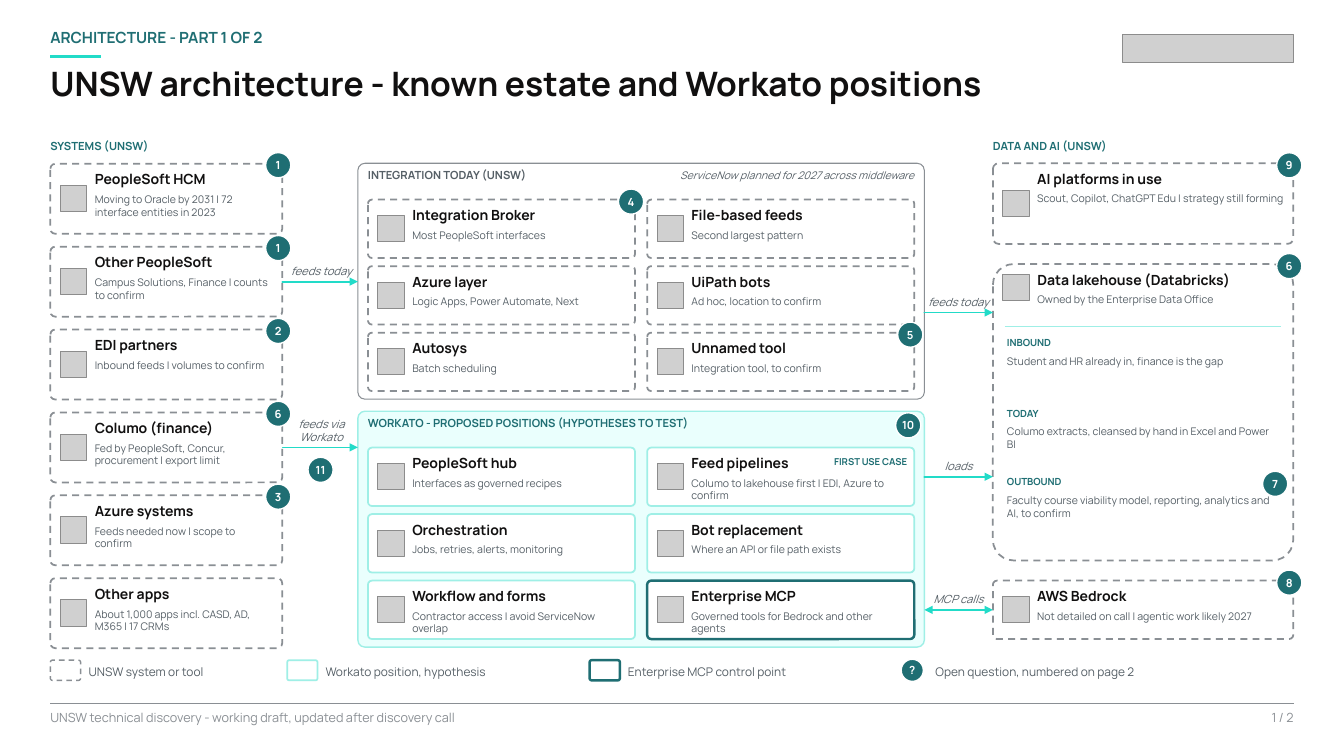
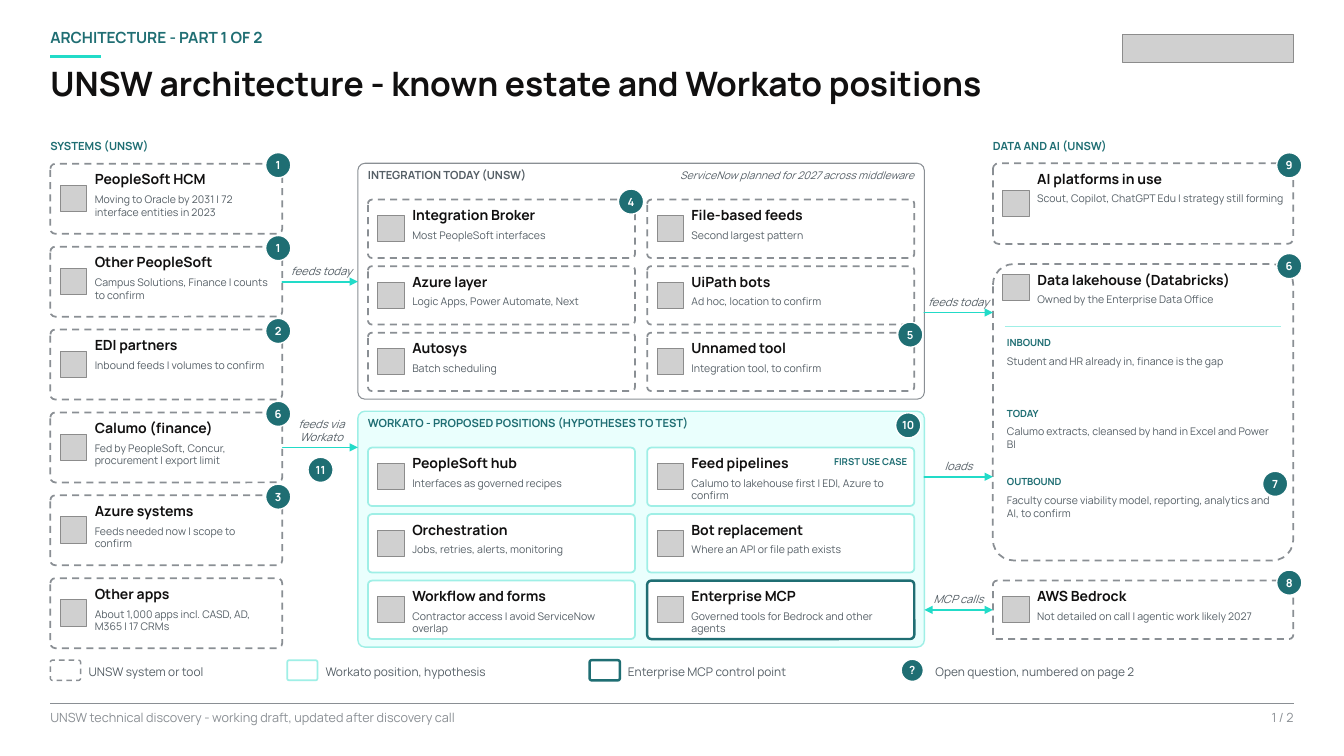
Before and after one commit to saliyacwickramasinghe-maker/clauderepo, a slide deck: slide 1 of unsw-architecture/UNSW_Conceptual_Architecture.pptx. Drawn at 1344x756 pixels with LibreOffice and Linux fonts; fonts in the diff are those of the drawing; grey boxes stand for pictures. Boxes give left, top, right and bottom in pixels: in the first picture for what was removed or moved away, otherwise in the second. Text is boxed around its words. In the diff, an @@ line names an element or a change of style, - is before the commit and + after.

```diff
--- a/unsw-architecture/UNSW_Conceptual_Architecture.pptx
+++ b/unsw-architecture/UNSW_Conceptual_Architecture.pptx
@@ text at <box>95,421,213,436</box>: text changed @@
-Columo (finance)
+Calumo (finance)
@@ text at <box>1007,427,1269,448</box>: text changed @@
-Columo extracts, cleansed by hand in Excel and Power BI
+Calumo extracts, cleansed by hand in Excel and Power BI
@@ text at <box>691,479,884,499</box>: text changed @@
-Columo to lakehouse first | EDI, Azure to confirm
+Calumo to lakehouse first | EDI, Azure to confirm
```
Also in this commit, not shown: 1 other slide changed, 1 other file.
